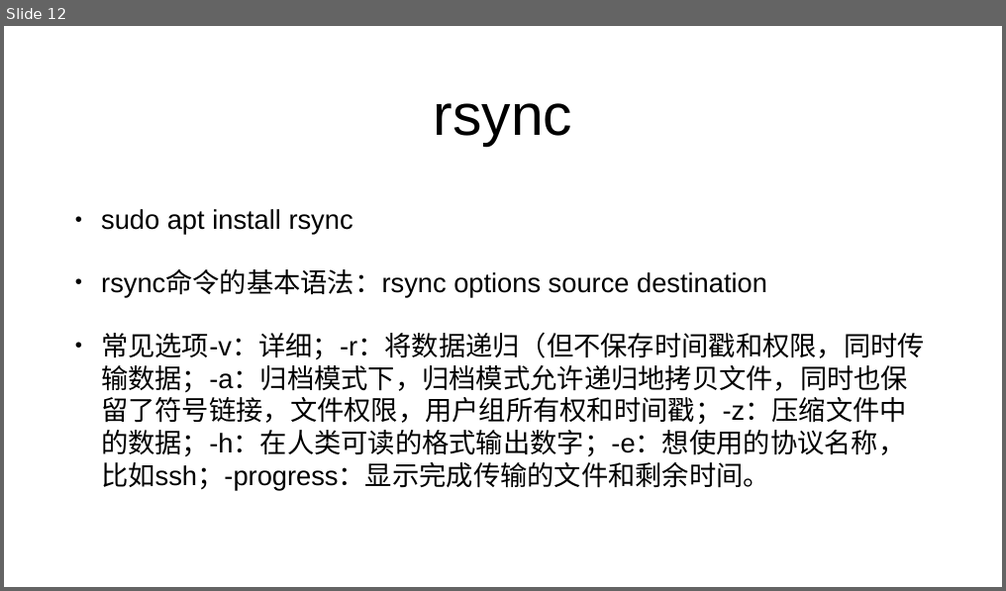
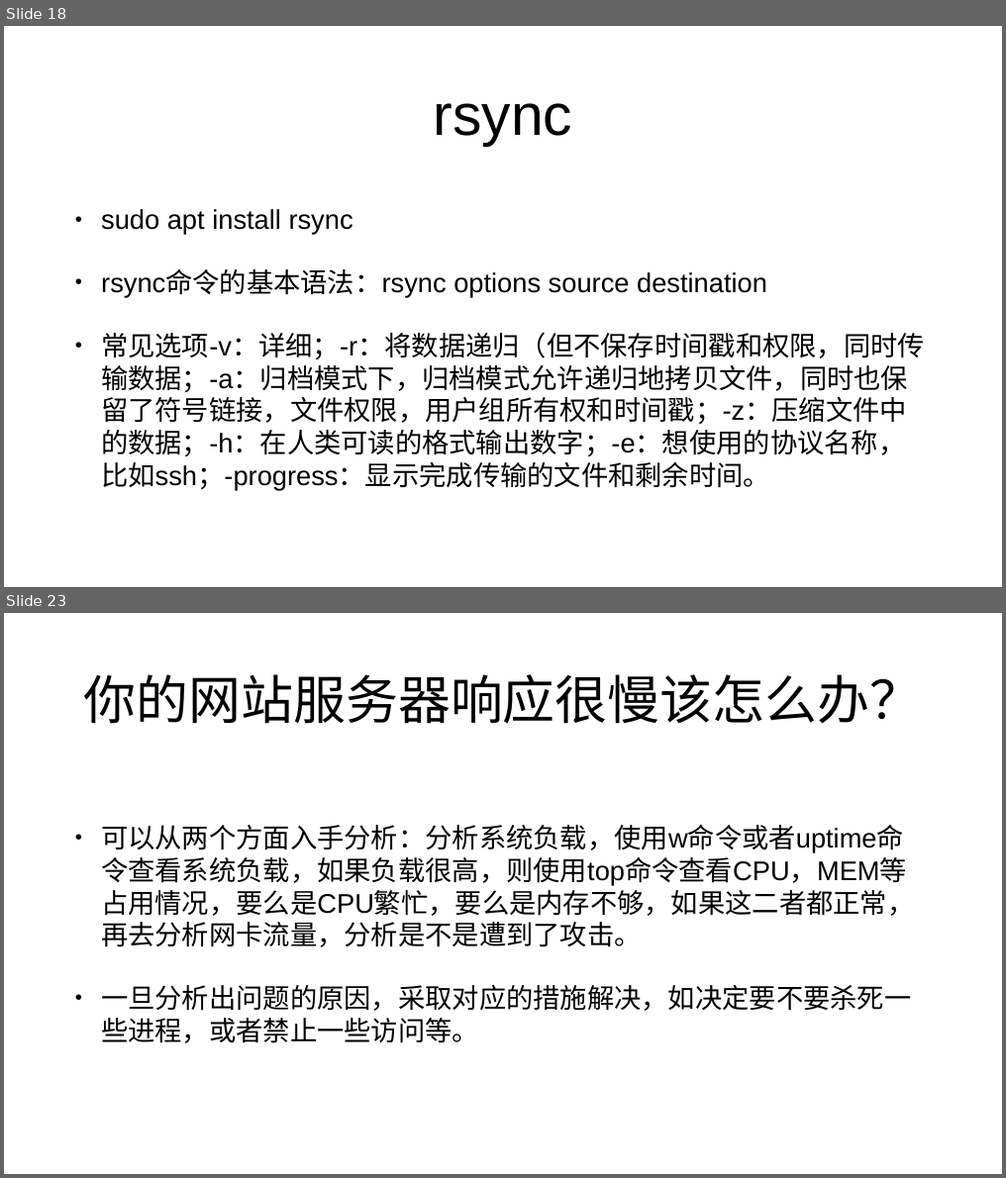
Before and after one commit to mengning/linuxstart, a slide deck: L10/Linux常见试题解析.pptx. Shown one above the other, each under a label of ours: slide 12 before the commit, slides 18 and 23 after it; the slides between them are not shown. The pictures are 1006x591 and 1006x1178 pixels, drawn with LibreOffice and Linux fonts; fonts in the diff are those of the drawing. Boxes give left, top, right and bottom in pixels: in the first picture for what was removed or moved away, otherwise in the second. Text is boxed around its words. In the diff, an @@ line names an element or a change of style, - is before the commit and + after.

```diff
--- a/L10/Linux常见试题解析.pptx
+++ b/L10/Linux常见试题解析.pptx
@@ slide 23 added at [4,613,1002,1174], background #FFFFFF @@
@@ title added at [84,674,923,724], 100.8 pt, text #000000 @@
+你的网站服务器响应很慢该怎么办？
@@ text added at [101,825,914,1044], 52 pt, text #000000 @@
+• 可以从两个方面入手分析：分析系统负载，使用w命令或者uptime命令查看系统负载，如果负载很高，则使用top命令查看CPU，MEM等占用情况，要么是CPU繁忙，要么是内存不够，如果这二者都正常，再去分析网卡流量，分析是不是遭到了攻击。
+• 一旦分析出问题的原因，采取对应的措施解决，如决定要不要杀死一些进程，或者禁止一些访问等。
@@ what was slide 12 is now slide 18 @@
```
Also in this commit, not shown: 3 slides changed, 10 other slides added.
